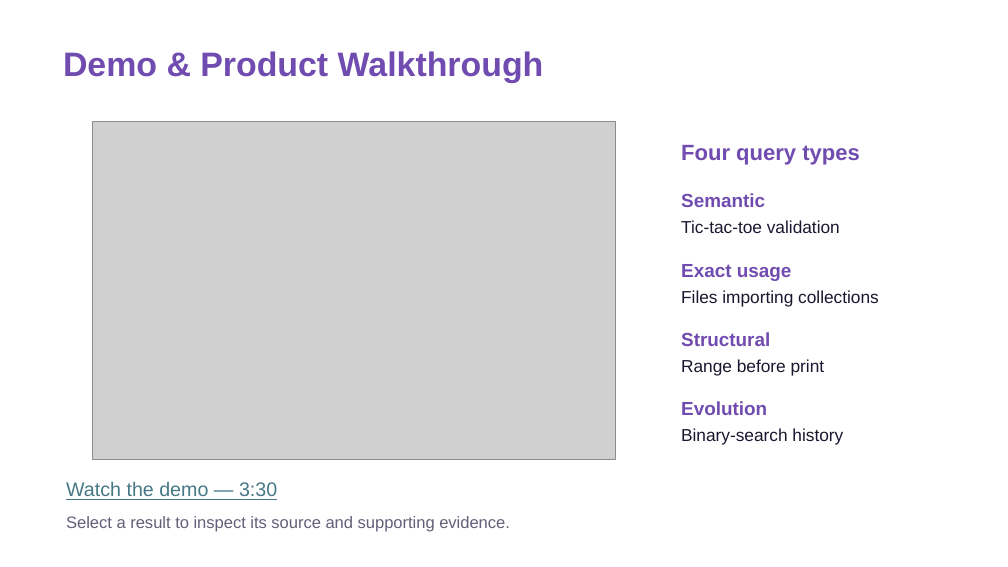
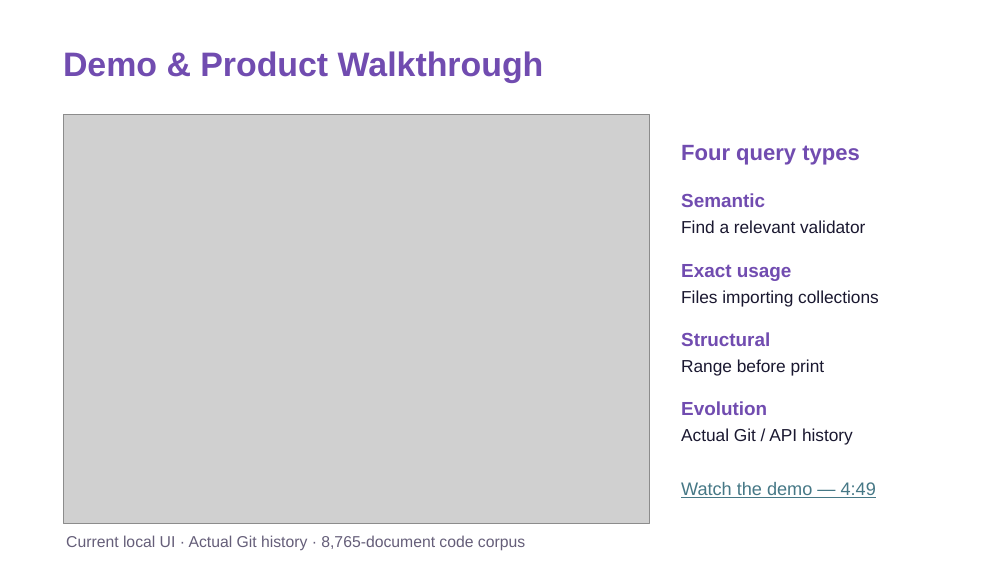
Before and after one commit to SinghDevansh-2006/prism-code-intelligence, a slide deck: slide 5 of submission/SRM_Team_Ctrl_Alt_Elite_1_Submission.pptx. Drawn at 1008x567 pixels with LibreOffice and Linux fonts; fonts in the diff are those of the drawing; grey boxes stand for pictures. Boxes give left, top, right and bottom in pixels: in the first picture for what was removed or moved away, otherwise in the second. Text is boxed around its words. In the diff, an @@ line names an element or a change of style, - is before the commit and + after.

Commit message:
Finalize verified full-corpus PRISM submission

```diff
--- a/submission/SRM_Team_Ctrl_Alt_Elite_1_Submission.pptx
+++ b/submission/SRM_Team_Ctrl_Alt_Elite_1_Submission.pptx
@@ picture: place and size @@
-picture at [93,121,616,460]
+picture at [63,114,650,524]
@@ text at [681,220,865,233]: text changed @@
-Tic-tac-toe validation
+Find a relevant validator
@@ text at [681,428,853,445]: text changed @@
-Binary-search history
+Actual Git / API history
@@ text at [681,482,876,498]: text changed; size 18.8 to 17.2 pt @@
-Watch the demo — 3:30
+Watch the demo — 4:49
@@ text at [66,535,525,551]: text changed; size 15.8 to 15 pt @@
-Select a result to inspect its source and supporting evidence.
+Current local UI · Actual Git history · 8,765-document code corpus
```
Also in this commit, not shown: 8 other slides changed, 57 other files.
